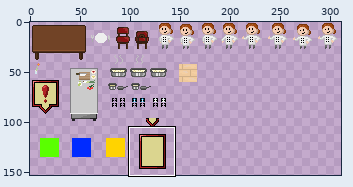
Sprite sheet, stored at Assets/Resources/KitchenAtlas.png. The first picture is a wide view before the edit; the outline marks the close-up.
Close-up. Earlier state:
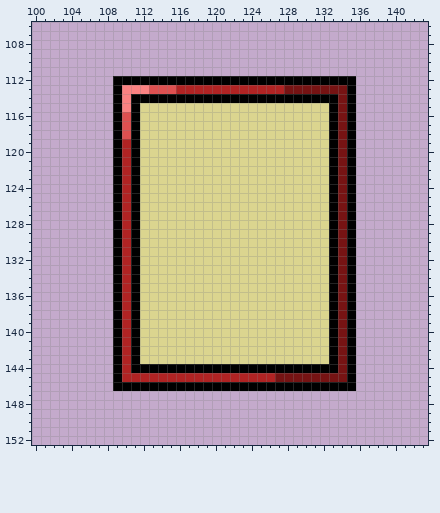
The file is 354x226 pixels. Colours within 5 levels of each other are drawn and written as one. Shown: x 100..143, y 106..152. The wide view leaves out empty margins.
Once edited:
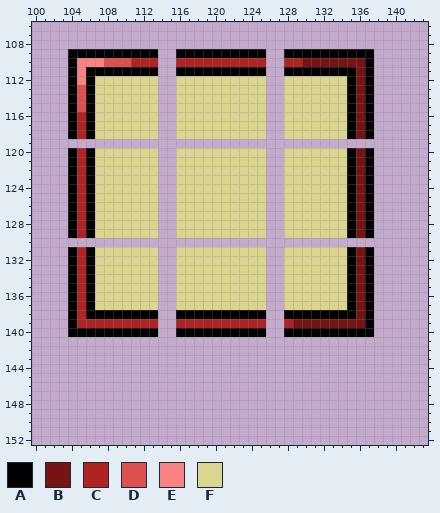
Palette (. is transparent): A #000000  B #761313  C #b02323  D #dd5050  E #fa8282  F #dbd58f
Changes in this commit:
Changed rows in their new state; - is an unchanged pixel.
first column x 104:
109 AAAAAAAAAA--AAAAAAAAAA--AAAAAAAAAA
110 AEEEDDDCCC--CCCCCCCCCC--CCBBBBBBBA
111 AEAAAAAAAA--AAAAAAAAAA--AAAAAAAABA
112 AEAFFFFFFF..FFFFFFFFFF..FFFFFFF-BA
113 ADAFFFFFFF..FFFFFFFFFF..FFFFFFF-BA
114 ADAFFFFFFF..FFFFFFFFFF..FFFFFFF-BA
115 ADAFFFFF--..----------..-----FF-BA
116 ACAFFFFF--..----------..-----FF-BA
117 ACAFFFFF--..----------..-----FF-BA
118 ACAFFFFF--..----------..-----FF-BA
119 -----...........................--
120 ACAFFFFF--..----------..-----FF-BA
121 ACAFFFFF--..----------..-----FF-BA
122 ACAFFFFF--..----------..-----FF-BA
123 ACAFFFFF--..----------..-----FF-BA
124 ACAFFFFF--..----------..-----FF-BA
125 ACAFFFFF--..----------..-----FF-BA
126 ACAFFFFF--..----------..-----FF-BA
127 ACAFFFFF--..----------..-----FF-BA
128 ACAFFFFF--..----------..-----FF-BA
129 ACAFFFFF--..----------..-----FF-BA
130 -----...........................--
131 ACAFFFFF--..----------..-----FF-BA
132 ACAFFFFF--..----------..-----FF-BA
133 ACAFFFFF--..----------..-----FF-BA
134 ACAFFFFF--..----------..-----FF-BA
135 ACAFFFFF--..----------..-----FF-BA
136 ACAFFFFF--..----------..-----FF-BA
137 ACAFFFFF--..----------..-----FF-BA
138 ACAAA-A-AA..AAAAAAAAAA..AAAAA-A-BA
139 ACCCCC-CCC..CCCCCCCCCC..CBBBBB-BBA
140 AAAAA-A-AA..AAAAAAAAAA..AAAAA-A-AA
141 -----...........................--
142 -----...........................--
143 -----...........................--
144 -----...........................--
145 -----...........................--
146 -----...........................--
Pixel boxes of the changes (left, top, right, bottom) in both close-ups:
changed: (68, 49, 374, 391)
